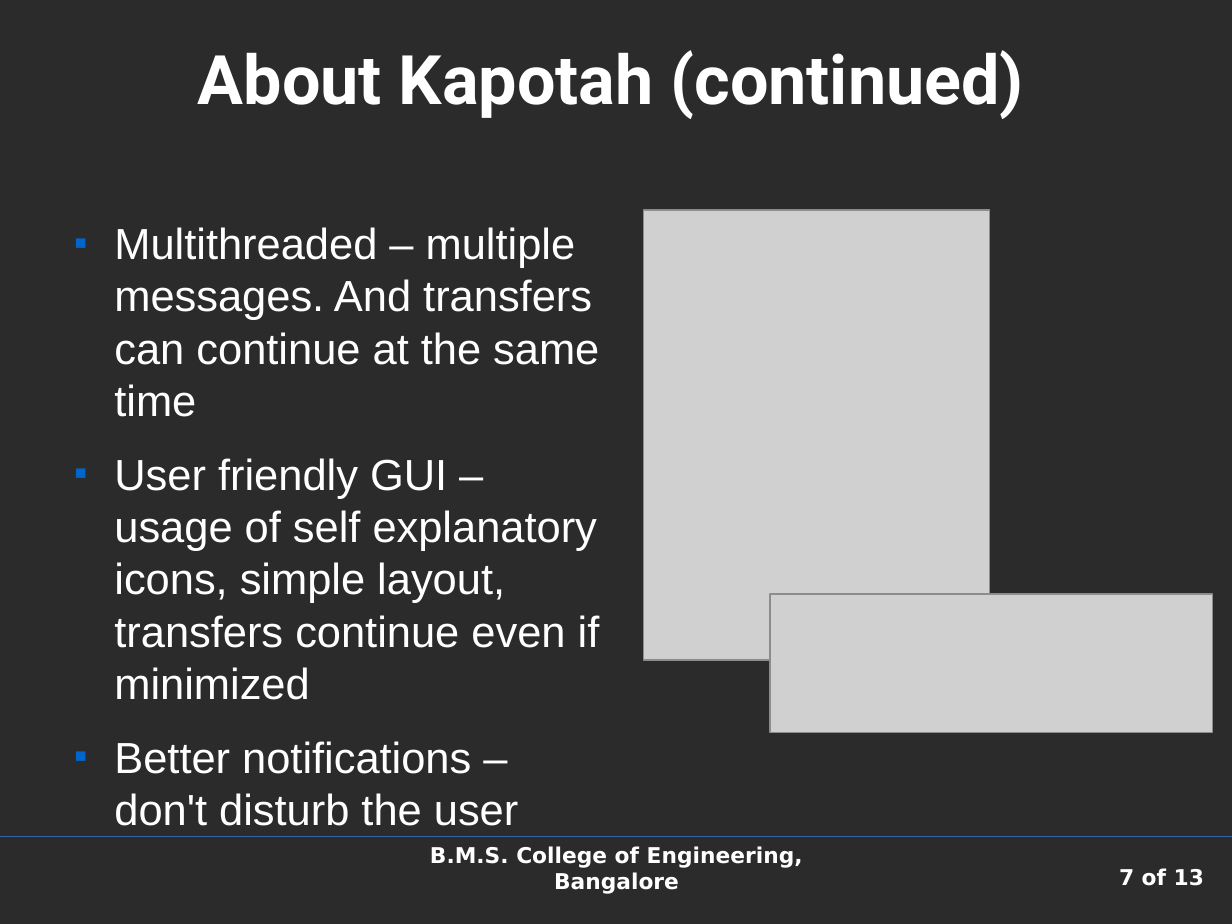
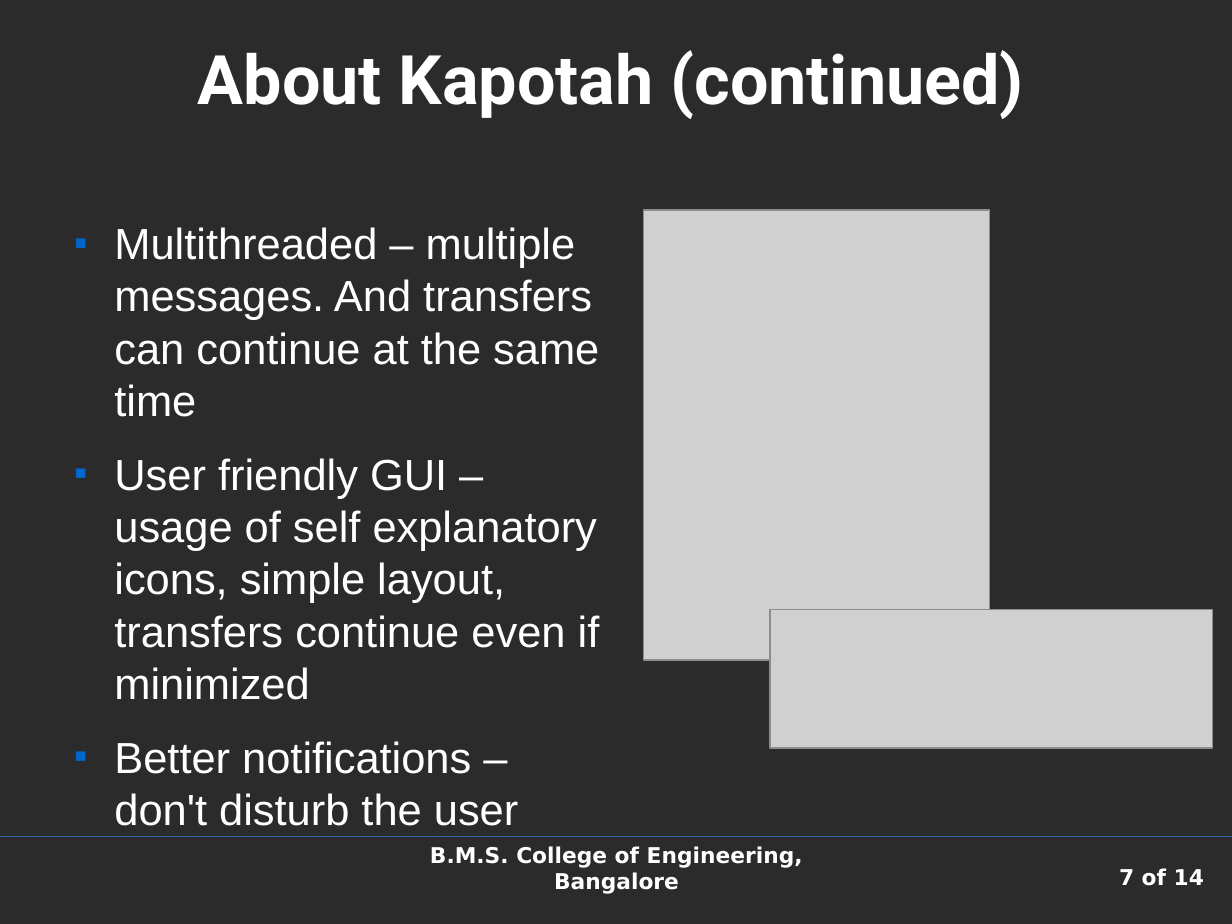
Before and after one commit to shaan7/Kapotah, a slide deck: slide 7 of docs/presentation.odp. Drawn at 1232x924 pixels with LibreOffice and Linux fonts; fonts in the diff are those of the drawing; grey boxes stand for pictures; background and template pictures are left out; a plain dark background stands for a picture behind light text. Boxes give left, top, right and bottom in pixels: in the first picture for what was removed or moved away, otherwise in the second. Text is boxed around its words. In the diff, an @@ line names an element or a change of style, - is before the commit and + after.

```diff
--- a/docs/presentation.odp
+++ b/docs/presentation.odp
@@ picture: place and size @@
-picture at box(770, 594, 1213, 732)
+picture at box(770, 609, 1213, 748)
@@ page number at box(1119, 868, 1204, 886): text changed @@
-7 of 13
+7 of 14
```
Also in this commit, not shown: 5 other slides changed, 2 slides added, 1 slide removed, 3 other files.
